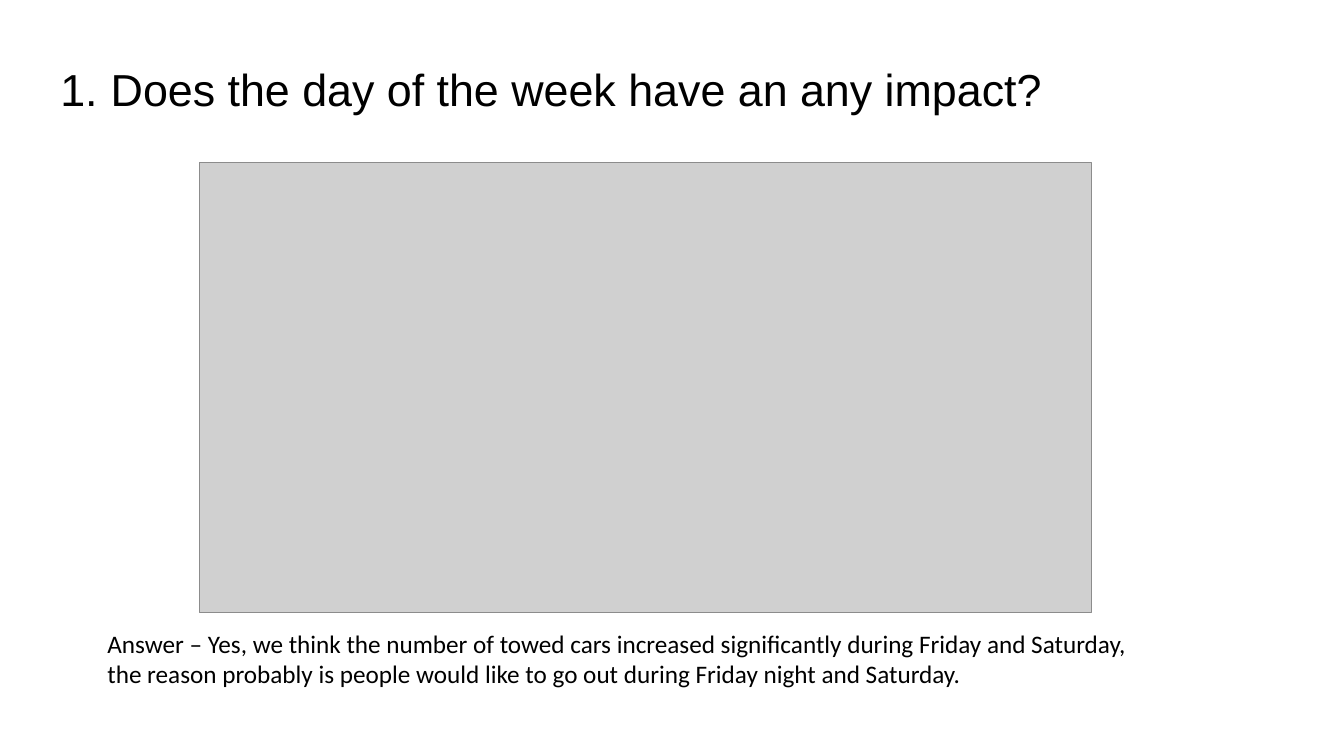
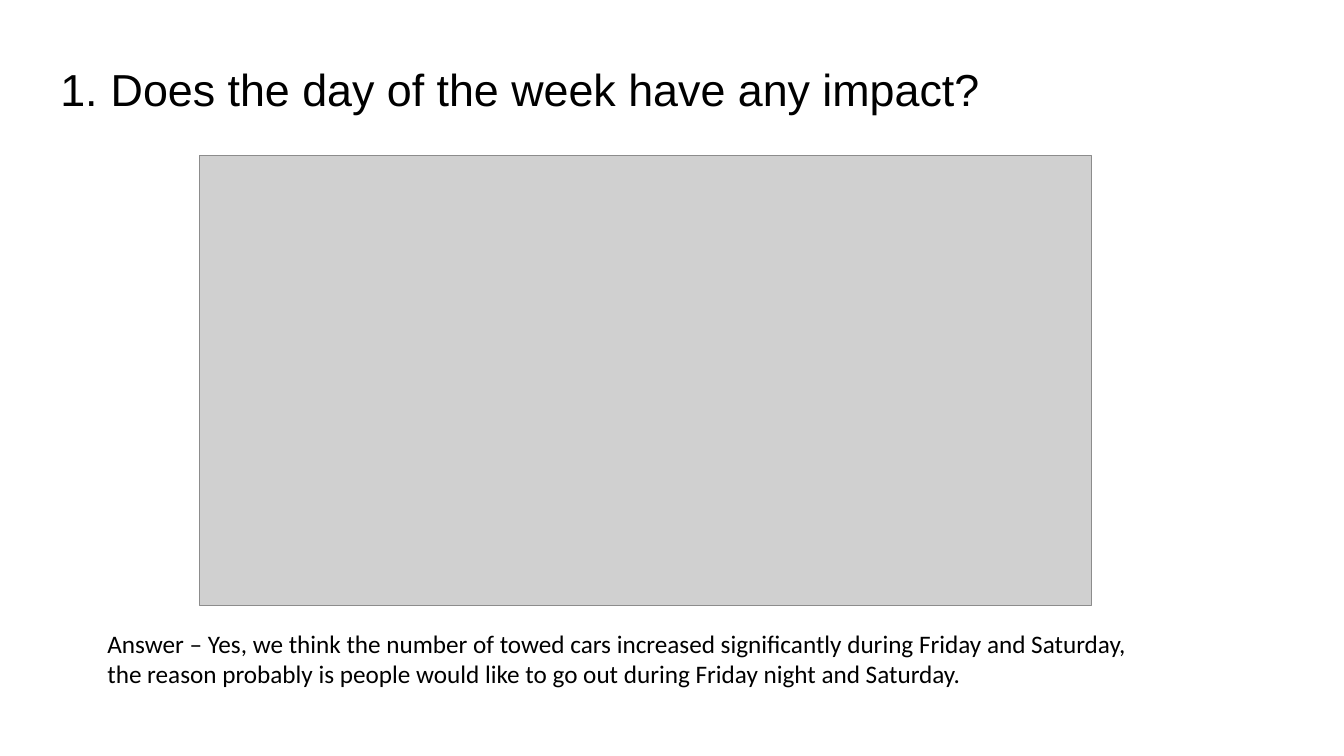
Before and after one commit to yegeyang/Project_1, a slide deck: slide 4 of Project1.pptx. Drawn at 1344x756 pixels with LibreOffice and Linux fonts; fonts in the diff are those of the drawing; grey boxes stand for pictures. Boxes give left, top, right and bottom in pixels: in the first picture for what was removed or moved away, otherwise in the second. Text is boxed around its words. In the diff, an @@ line names an element or a change of style, - is before the commit and + after.

```diff
--- a/Project1.pptx
+++ b/Project1.pptx
@@ text at (x1=111, y1=73, x2=979, y2=115): text changed @@
-  1. Does the day of the week have an any impact?
+  1. Does the day of the week have any impact?
@@ picture moved from (x1=200, y1=162, x2=1092, y2=613) to (x1=200, y1=155, x2=1092, y2=606) @@
```
Also in this commit, not shown: 1 other slide changed, 3 slides added, 2 slides removed.
